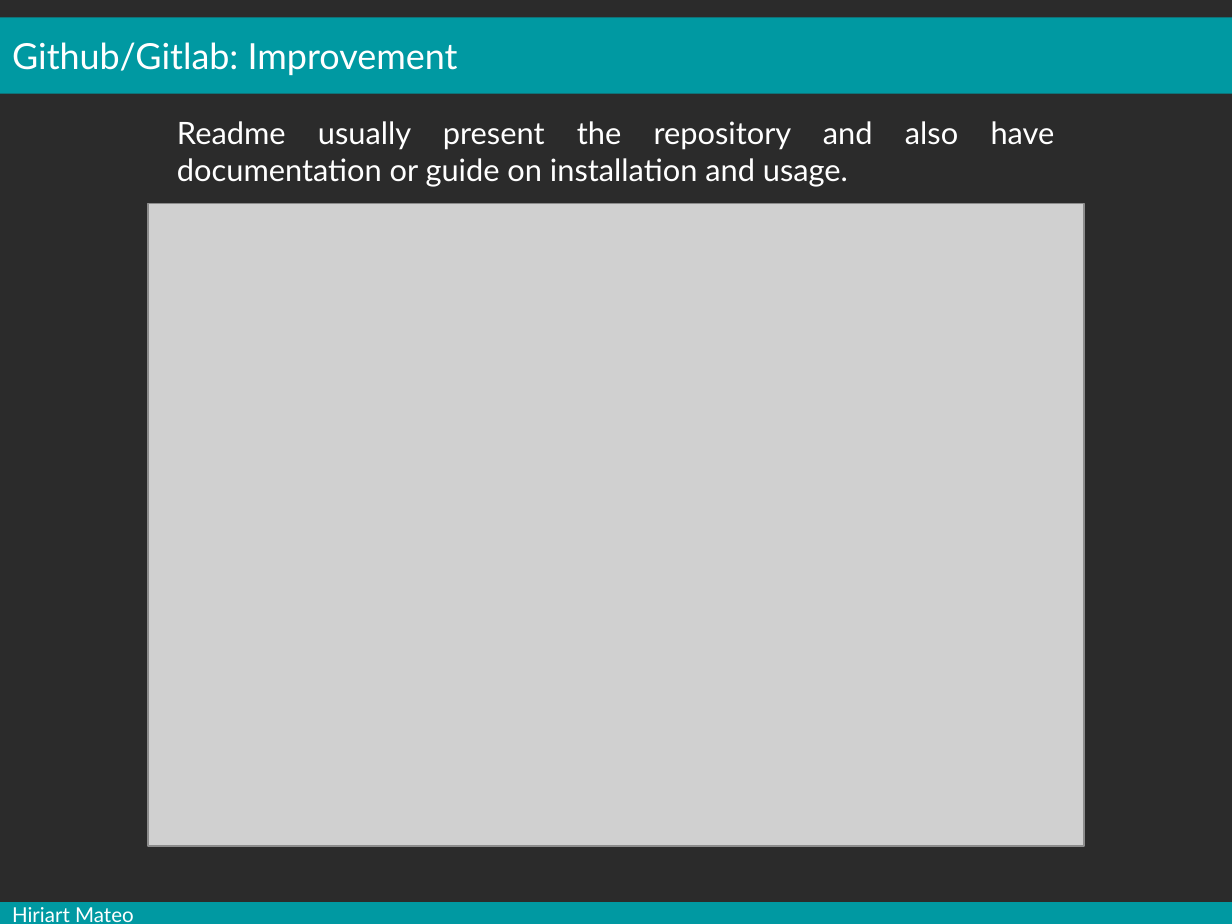
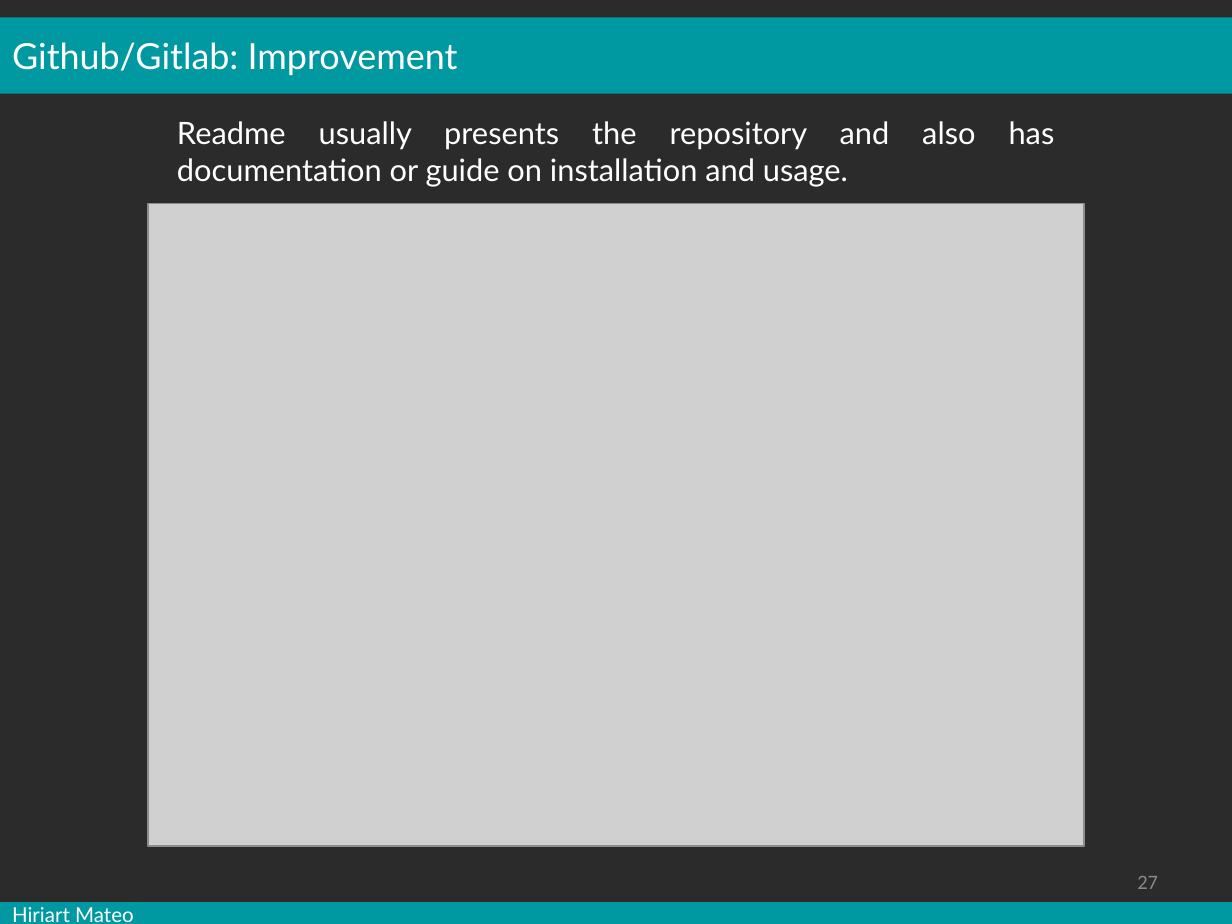
Before and after one commit to mesocentre-clermont-auvergne/formation_fair, a slide deck: slide 27 of fair_versionnage/versionnage_cours/cours.odp. Drawn at 1232x924 pixels with LibreOffice and Linux fonts; fonts in the diff are those of the drawing; grey boxes stand for pictures; background and template pictures are left out; a plain dark background stands for a picture behind light text. Boxes give left, top, right and bottom in pixels: in the first picture for what was removed or moved away, otherwise in the second. Text is boxed around its words. In the diff, an @@ line names an element or a change of style, - is before the commit and + after.

```diff
--- a/fair_versionnage/versionnage_cours/cours.odp
+++ b/fair_versionnage/versionnage_cours/cours.odp
@@ text at bbox=[177, 121, 890, 187]: text changed @@
-Readme usually present the repository and also have documentation or guide on installation and usage.
+Readme usually presents the repository and also has documentation or guide on installation and usage.
@@ page number added at bbox=[1137, 876, 1158, 889], 12 pt, text #898989 @@
+27
```
Also in this commit, not shown: 32 other slides changed, 1 other file.
